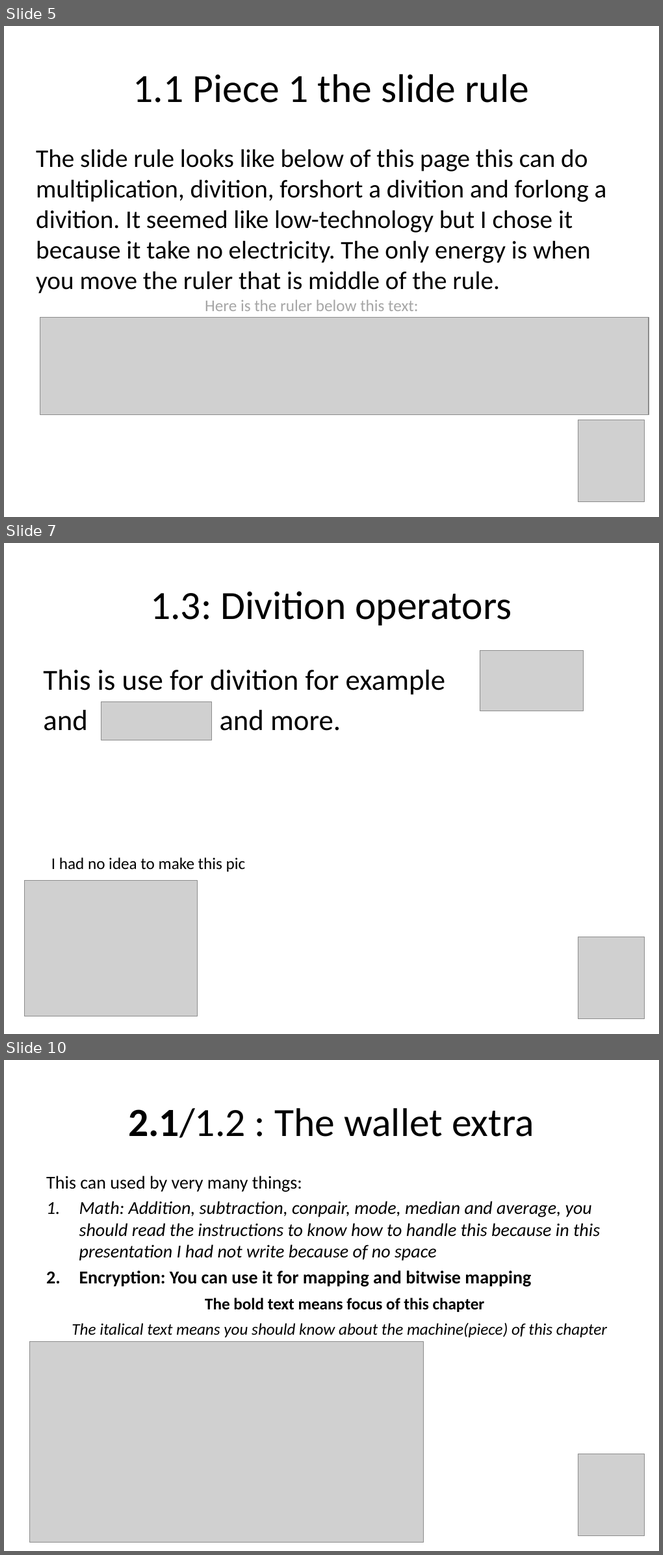
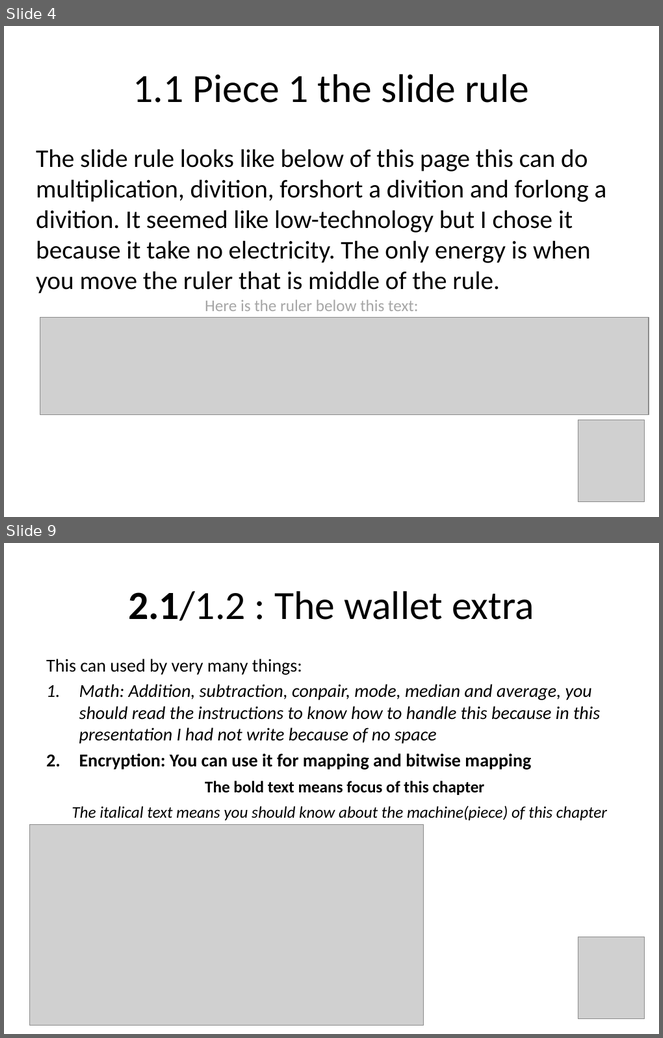
Before and after one commit to mo-mosverkstad/my_ideas, a slide deck: battery_free_computer/The_battery_free_computer.pptx. Shown one above the other, each under a label of ours: slides 5, 7 and 10 before the commit, slides 4 and 9 after it; the slides between them are not shown. The pictures are 663x1555 and 663x1038 pixels, drawn with LibreOffice and Linux fonts; fonts in the diff are those of the drawing; grey boxes stand for pictures. Boxes give left, top, right and bottom in pixels: in the first picture for what was removed or moved away, otherwise in the second. Text is boxed around its words. In the diff, an @@ line names an element or a change of style, - is before the commit and + after.

```diff
--- a/battery_free_computer/The_battery_free_computer.pptx
+++ b/battery_free_computer/The_battery_free_computer.pptx
@@ slide 7 removed at (4,543,659,1034), background #FFFFFF @@
@@ title removed at (150,591,512,626) @@
-1.3: Divition operators
@@ picture removed at (480,650,584,711) @@
@@ text removed at (43,670,446,731) @@
-This is use for divition for example
-and and more.
@@ picture removed at (101,702,212,740) @@
@@ text removed at (51,858,246,872) @@
-I had no idea to make this pic
@@ picture removed at (24,881,197,1017) @@
@@ picture removed at (578,938,645,1019) @@
@@ what was slide 5 is now slide 4 @@
@@ what was slide 10 is now slide 9 @@
```
Also in this commit, not shown: 8 slides changed, 3 slides added, 3 other slides removed.
